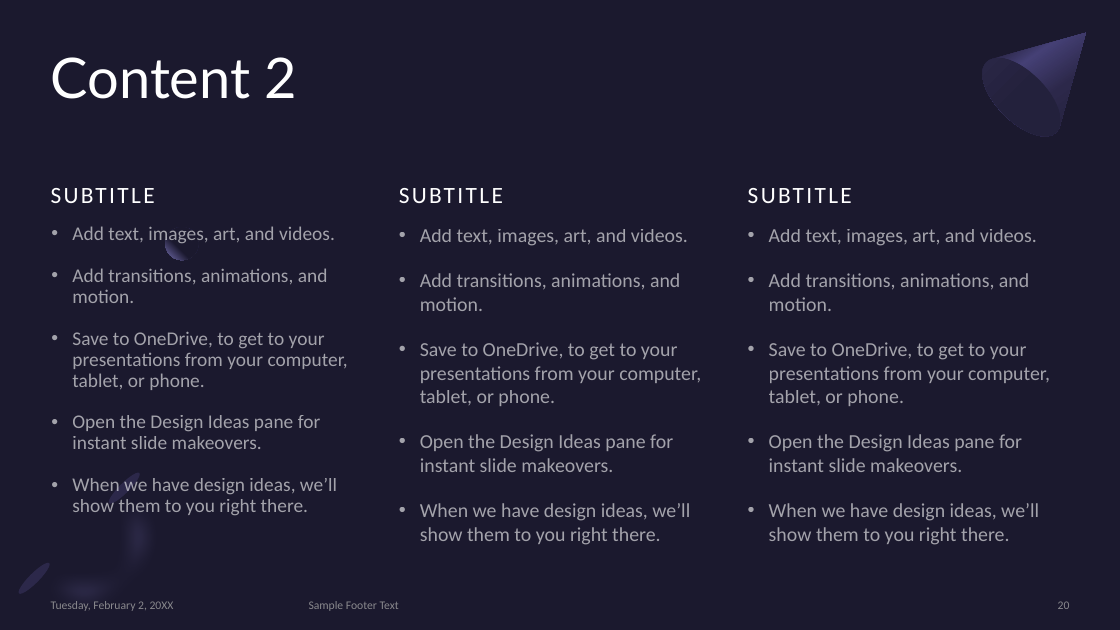
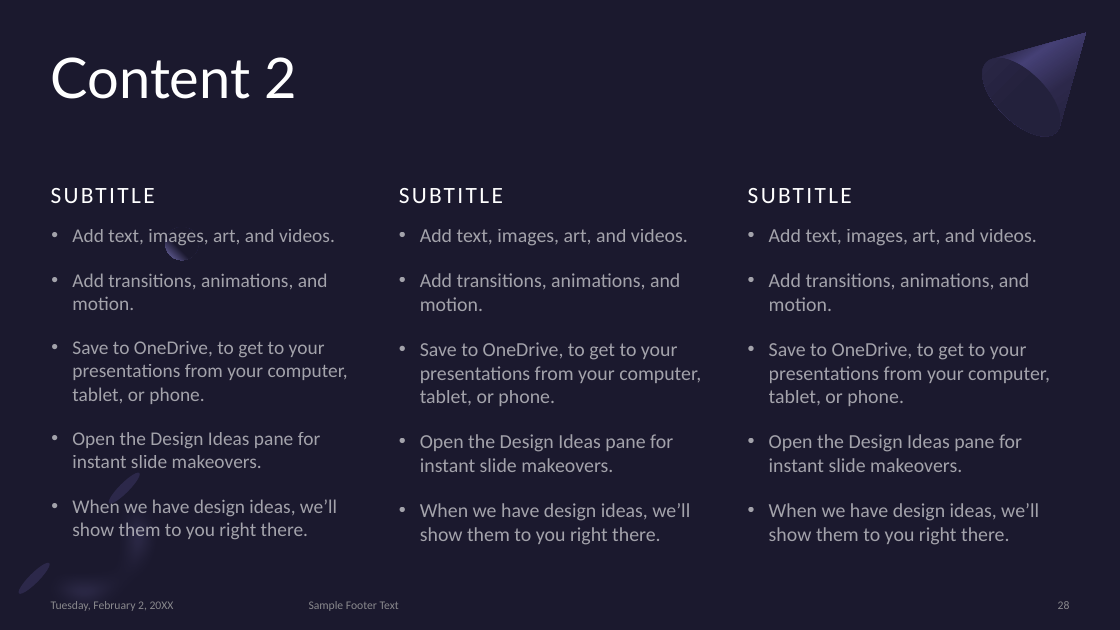
Before and after one commit to BrianChen0527/postgreSQL, a slide deck: slide 28 of MSFT_Azure/Microsoft Azure.pptx (slide 20 before the commit). Drawn at 1120x630 pixels with LibreOffice and Linux fonts; fonts in the diff are those of the drawing. Boxes give left, top, right and bottom in pixels: in the first picture for what was removed or moved away, otherwise in the second. Text is boxed around its words. In the diff, an @@ line names an element or a change of style, - is before the commit and + after.

```diff
--- a/MSFT_Azure/Microsoft Azure.pptx
+++ b/MSFT_Azure/Microsoft Azure.pptx
@@ text "Add text, images, art, and ..." at (72,229,348,539): line spacing 0.9 to 1 @@
```
Also in this commit, not shown: 1 other slide changed, 9 slides added, 1 slide removed, 1 other file.
